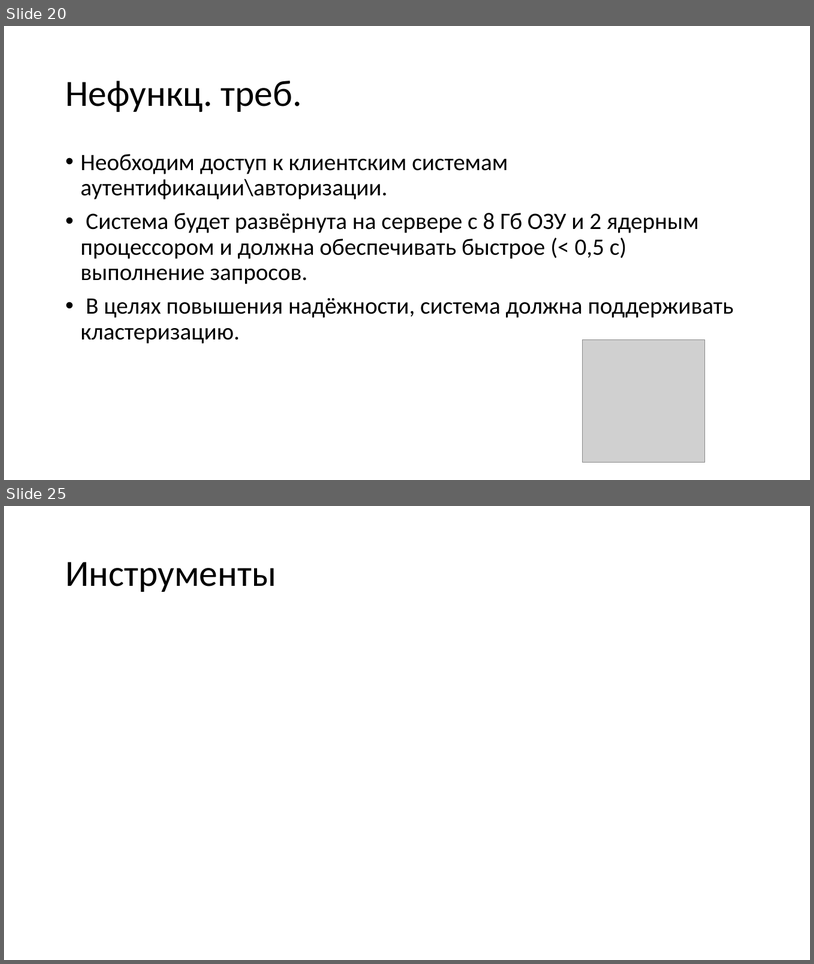
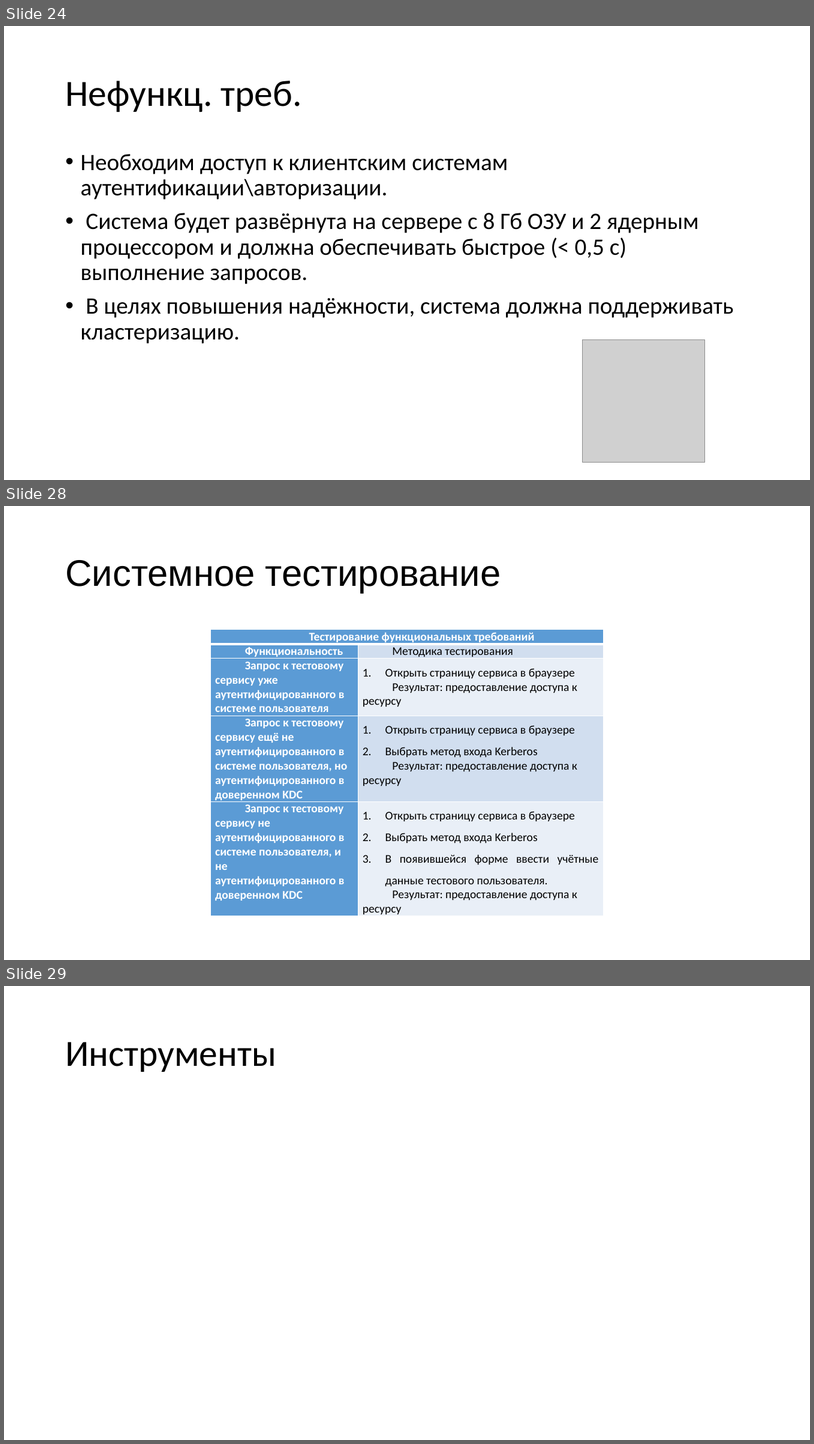
Before and after one commit to KozinOleg97/diplom, a slide deck: Vkr_p2.pptx. Shown one above the other, each under a label of ours: slides 20 and 25 before the commit, slides 24, 28 and 29 after it; the slides between them are not shown. The pictures are 814x964 and 814x1444 pixels, drawn with LibreOffice and Linux fonts; fonts in the diff are those of the drawing; grey boxes stand for pictures. Boxes give left, top, right and bottom in pixels: in the first picture for what was removed or moved away, otherwise in the second. Text is boxed around its words. In the diff, an @@ line names an element or a change of style, - is before the commit and + after.

```diff
--- a/Vkr_p2.pptx
+++ b/Vkr_p2.pptx
@@ slide 28 added at (x1=4, y1=506, x2=810, y2=960), background #FFFFFF @@
@@ title added at (x1=65, y1=560, x2=501, y2=593), 44 pt, text #000000 @@
+Системное тестирование
@@ table added at (x1=211, y1=630, x2=604, y2=916), 5 rows, 2 columns @@
+Тестирование функциональных требований | 
+Функциональность | Методика тестирования
+Запрос к тестовому сервису уже аутентифицированного в системе пользователя | Открыть страницу сервиса в браузере / Результат: предоставление доступа к ресурсу
+Запрос к тестовому сервису ещё не аутентифицированного в системе пользователя, но аутентифицированного в доверенном KDC | Открыть страницу сервиса в браузере / Выбрать метод входа Kerberos / Результат: предоставление доступа к ресурсу
+Запрос к тестовому сервису не аутентифицированного в системе пользователя, и не аутентифицированного в доверенном KDC | Открыть страницу сервиса в браузере / Выбрать метод входа Kerberos / В появившейся форме ввести учётные данные тестового пользователя. / Результат: предоставление доступа к ресурсу
@@ what was slide 20 is now slide 24 @@
@@ what was slide 25 is now slide 29 @@
```
Also in this commit, not shown: 12 slides changed, 5 other slides added, 2 slides removed, 1 other file.
